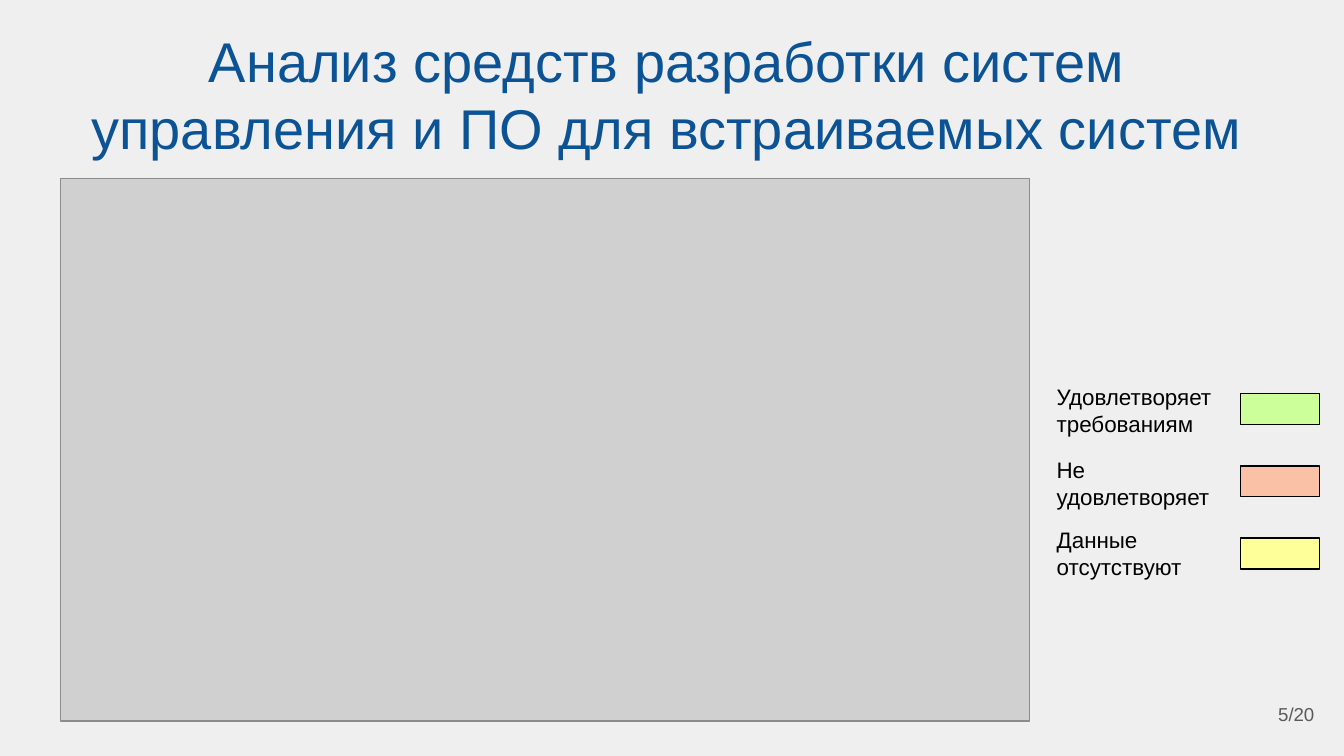
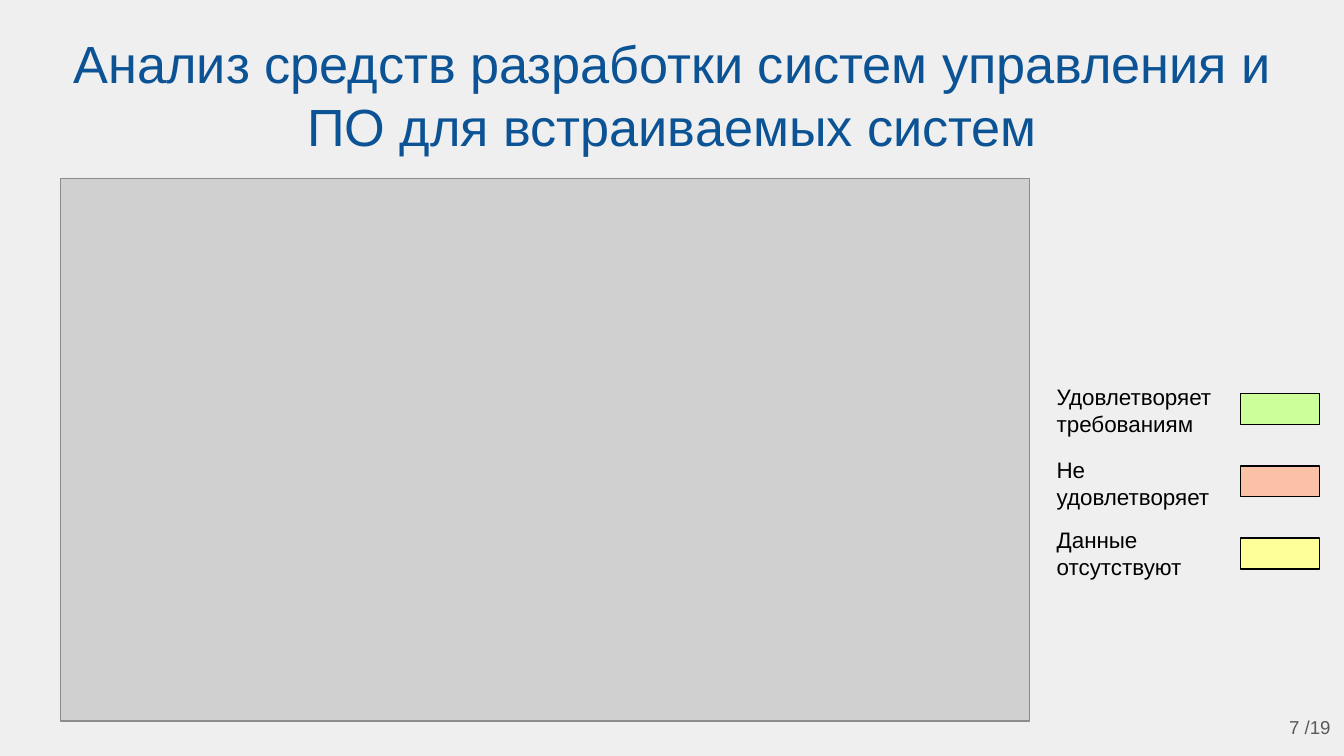
Before and after one commit to Belenkaia/Diagram-visualisation, a slide deck: slide 7 of презентации/МНСК_2.pptx (slide 5 before the commit). Drawn at 1344x756 pixels with LibreOffice and Linux fonts; fonts in the diff are those of the drawing; grey boxes stand for pictures. Boxes give left, top, right and bottom in pixels: in the first picture for what was removed or moved away, otherwise in the second. Text is boxed around its words. In the diff, an @@ line names an element or a change of style, - is before the commit and + after.

```diff
--- a/презентации/МНСК_2.pptx
+++ b/презентации/МНСК_2.pptx
@@ title "Анализ средств разработки систем управления ..." at (x1=74, y1=44, x2=1270, y2=156): size 30 to 28 pt @@
@@ page number removed at (x1=1278, y1=707, x2=1314, y2=721) @@
-5/20
@@ page number added at (x1=1289, y1=720, x2=1331, y2=734), 10 pt, text #595959 @@
+7 /19
```
Also in this commit, not shown: 14 other slides changed, 4 slides added, 33 other files.
